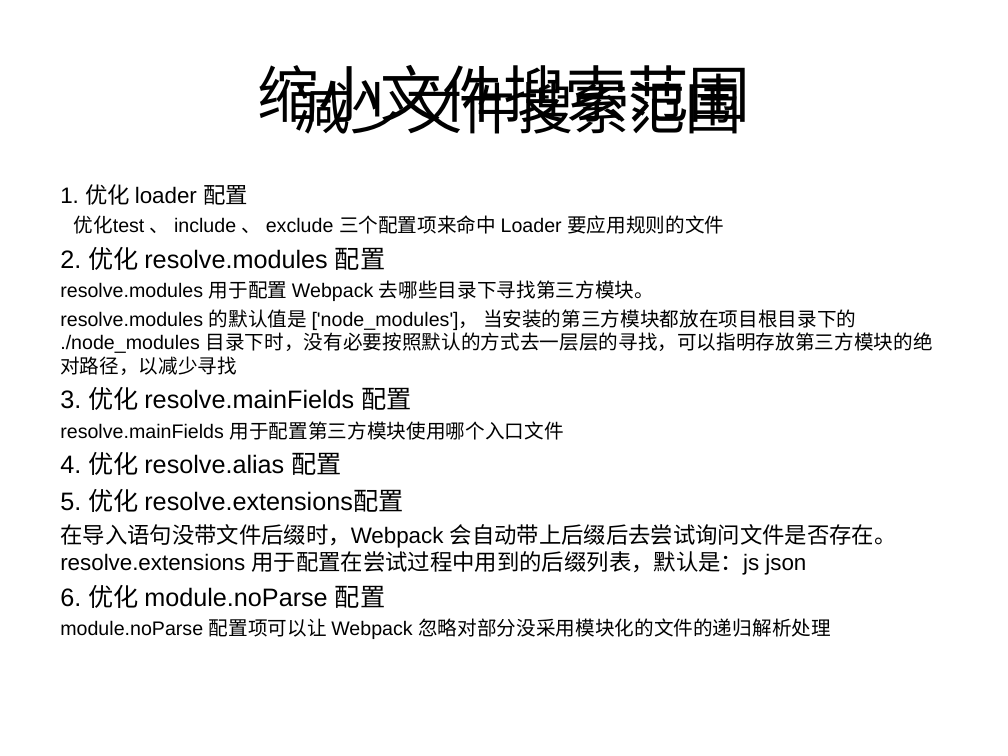
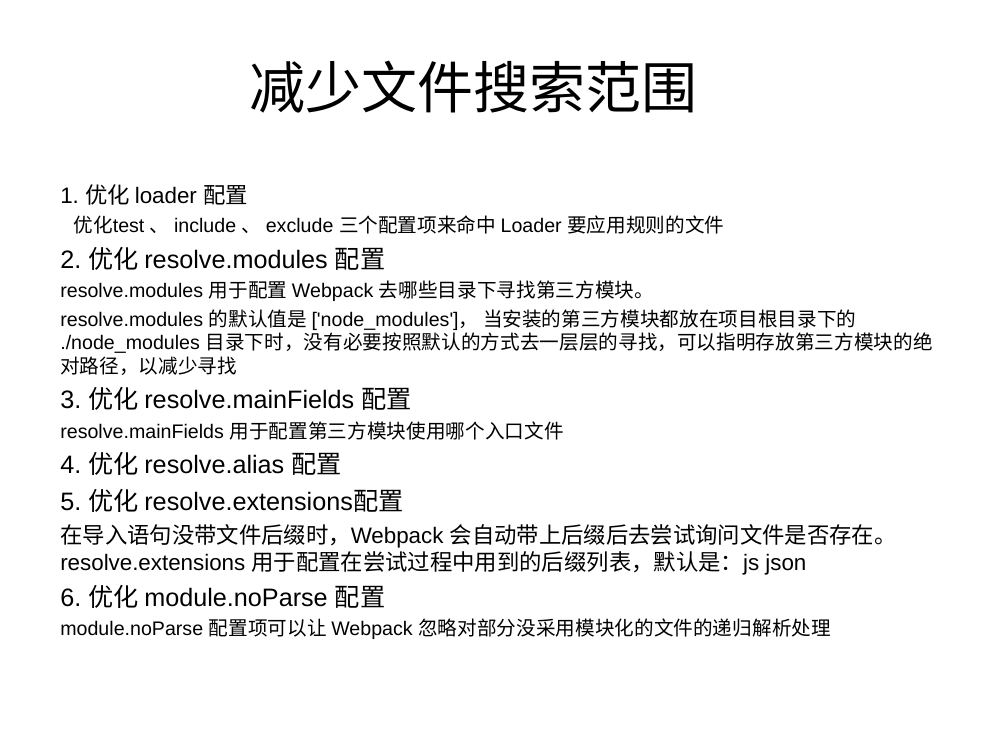
Before and after one commit to wangjiaoj/document, a slide deck: slide 17 of webpack/webpack教程.ppt. Drawn at 1008x756 pixels with LibreOffice and Linux fonts; fonts in the diff are those of the drawing. Boxes give left, top, right and bottom in pixels: in the first picture for what was removed or moved away, otherwise in the second. Text is boxed around its words. In the diff, an @@ line names an element or a change of style, - is before the commit and + after.

```diff
--- a/webpack/webpack教程.ppt
+++ b/webpack/webpack教程.ppt
@@ text "减少文件搜索范围" rewrapped from box(294, 73, 742, 134) to box(250, 60, 698, 113) @@
@@ title removed at box(257, 65, 750, 133) @@
-缩小文件搜索范围
```
Also in this commit, not shown: 20 other slides changed, 1 slide added, 1 slide removed, 9 other files.
